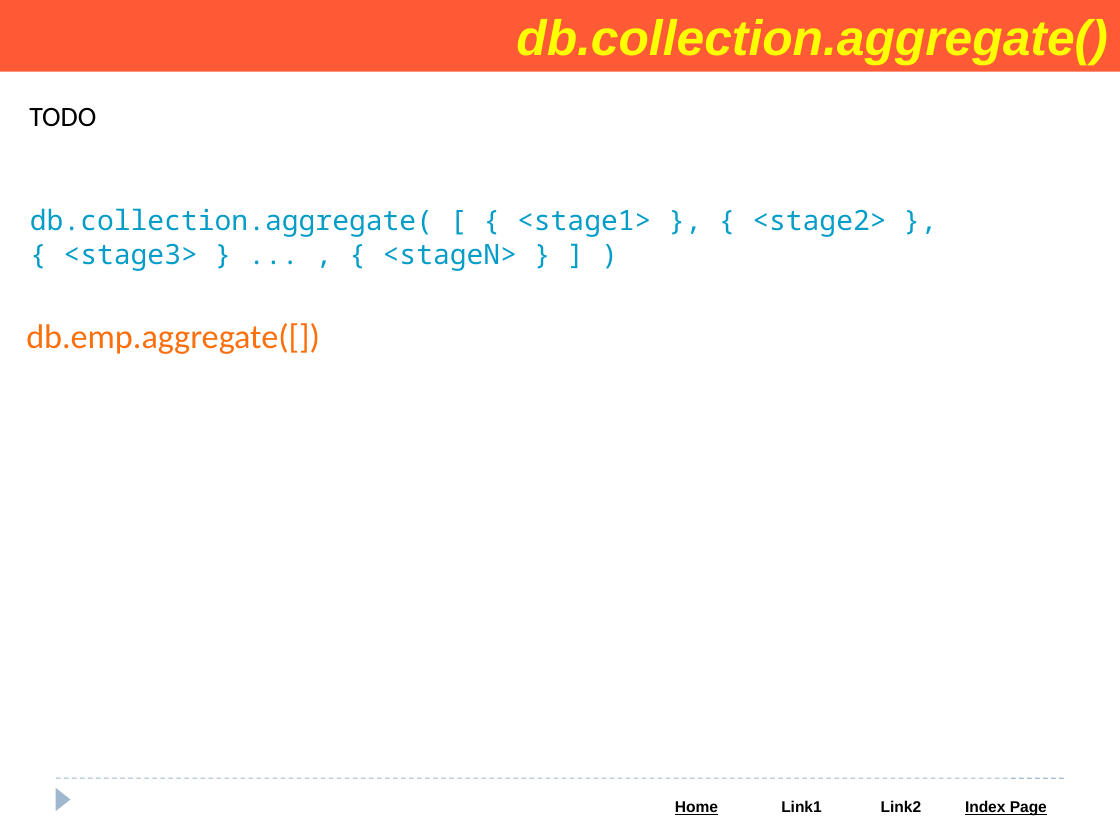
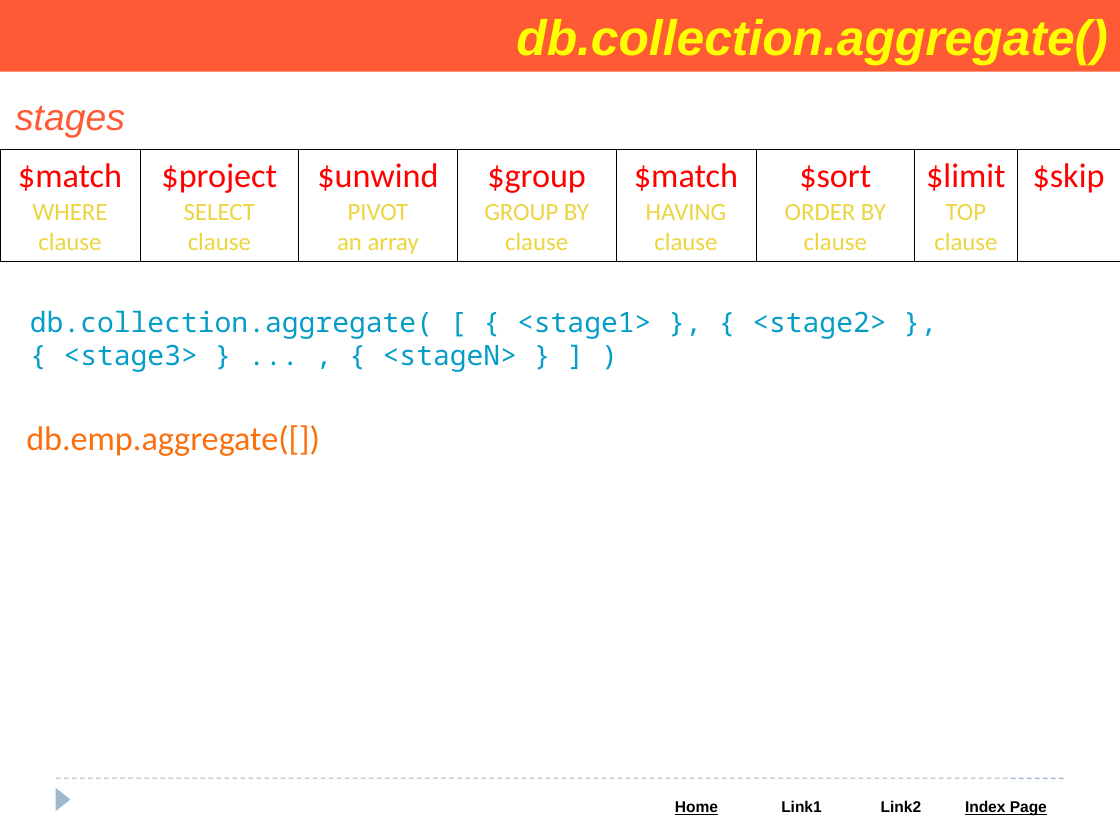
Before and after one commit to Saleel-Bagde/PPT-s, a slide deck: slide 91 of MongoDB PPT.pptx (slide 89 before the commit). Drawn at 1120x840 pixels with LibreOffice and Linux fonts; fonts in the diff are those of the drawing. Boxes give left, top, right and bottom in pixels: in the first picture for what was removed or moved away, otherwise in the second. Text is boxed around its words. In the diff, an @@ line names an element or a change of style, - is before the commit and + after.

```diff
--- a/MongoDB PPT.pptx
+++ b/MongoDB PPT.pptx
@@ text added at (15, 106, 125, 138), 24 pt, text #FF5A36, italic @@
+stages
@@ text removed at (29, 108, 96, 127) @@
-TODO
@@ table added at (0, 149, 1120, 261), 1 rows, 8 columns @@
+$match / WHERE / clause | $project / SELECT / clause | $unwind / PIVOT / an array | $group / GROUP BY clause | $match / HAVING / clause | $sort / ORDER BY clause | $limit / TOP / clause | $skip
@@ text "db.collection.aggregate( [ { <stage1> }, ...": place and size @@
-text "db.collection.aggregate( [ { <stage1> }, ..." at (30, 208, 886, 271)
+text "db.collection.aggregate( [ { <stage1> }, ..." at (30, 310, 886, 372)
@@ text "db.emp.aggregate([])": place and size @@
-text "db.emp.aggregate([])" at (26, 323, 320, 354)
+text "db.emp.aggregate([])" at (26, 425, 320, 456)
```
Also in this commit, not shown: 6 other slides changed, 2 slides added.
